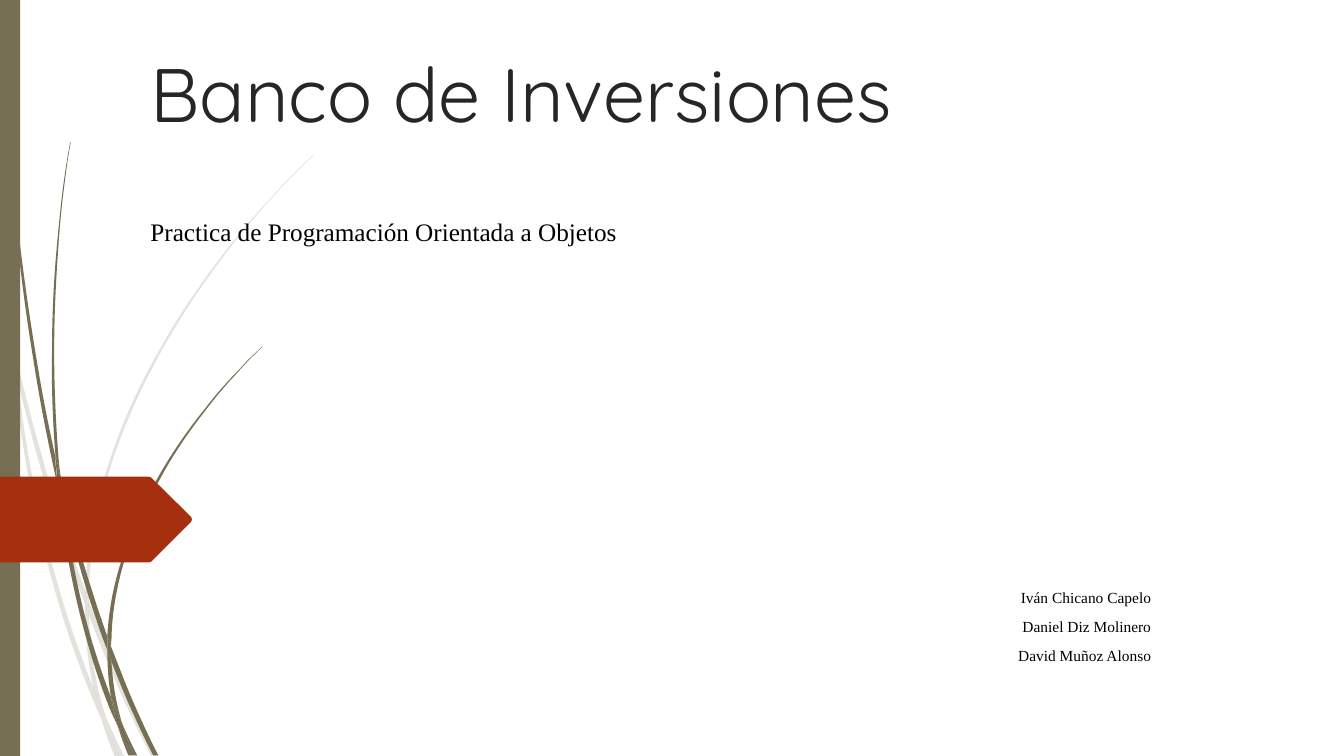
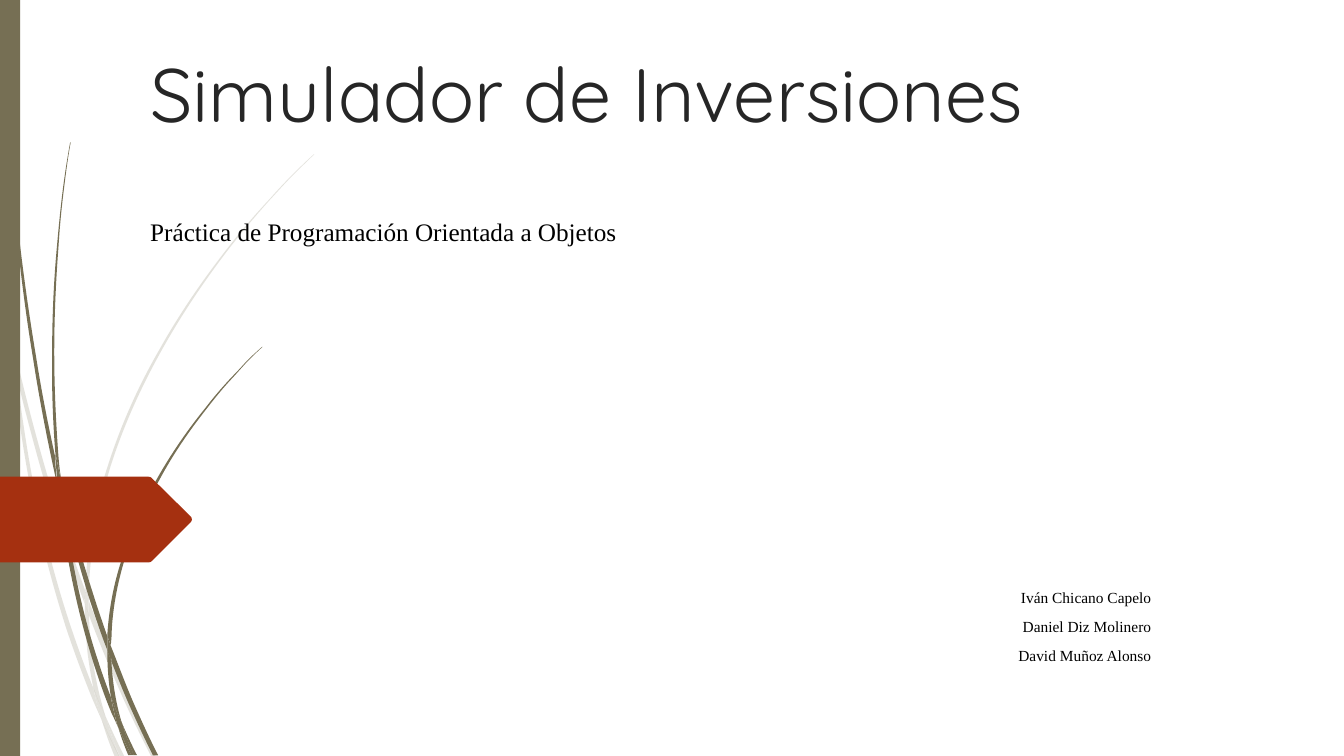
Before and after one commit to LordHansTopo/PrcGrpIDD, a slide deck: slide 1 of Banco de Inversiones.ppt. Drawn at 1344x756 pixels with LibreOffice and Linux fonts; fonts in the diff are those of the drawing; background and template pictures are left out. Boxes give left, top, right and bottom in pixels: in the first picture for what was removed or moved away, otherwise in the second. Text is boxed around its words. In the diff, an @@ line names an element or a change of style, - is before the commit and + after.

```diff
--- a/Banco de Inversiones.ppt
+++ b/Banco de Inversiones.ppt
@@ text at [150, 66, 1023, 123]: text changed @@
-Banco de Inversiones
+Simulador de Inversiones
@@ text at [150, 223, 616, 247]: text changed @@
-Practica de Programación Orientada a Objetos
+Práctica de Programación Orientada a Objetos
@@ outline redrawn in 13 elements at [14, 348, 86, 603], [11, 353, 102, 719], [86, 154, 314, 600], [3, 0, 57, 485], [111, 646, 158, 755], [57, 481, 118, 726], [55, 452, 64, 509], [107, 347, 262, 646], [107, 650, 122, 724], [111, 696, 134, 755], [89, 600, 155, 756], [123, 724, 137, 756], [118, 727, 131, 755] @@
```
Also in this commit, not shown: 11 other slides changed.
